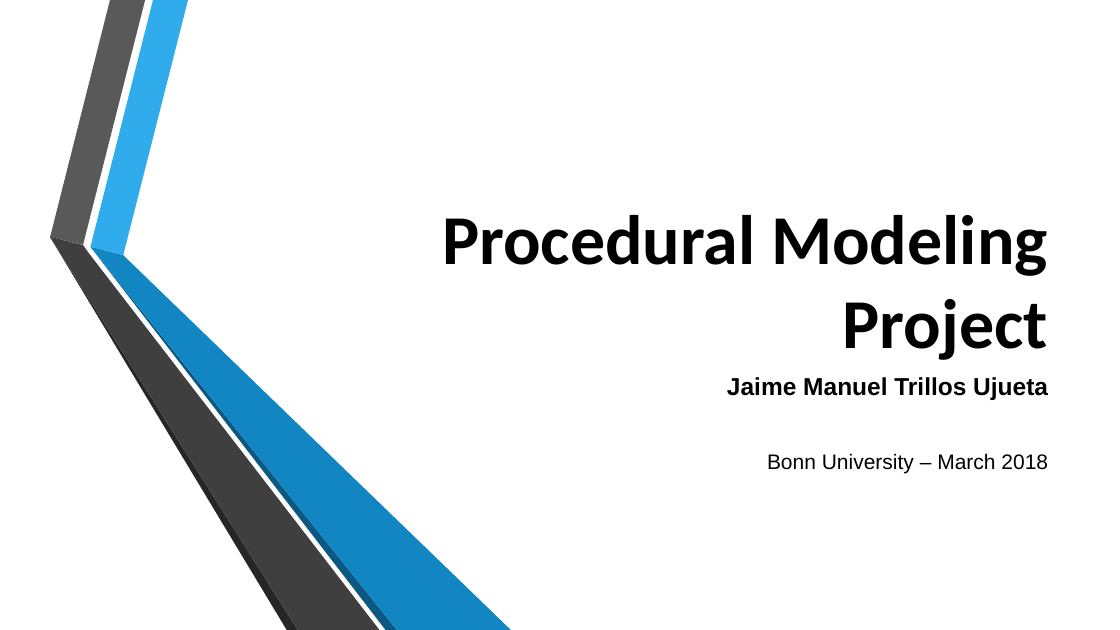
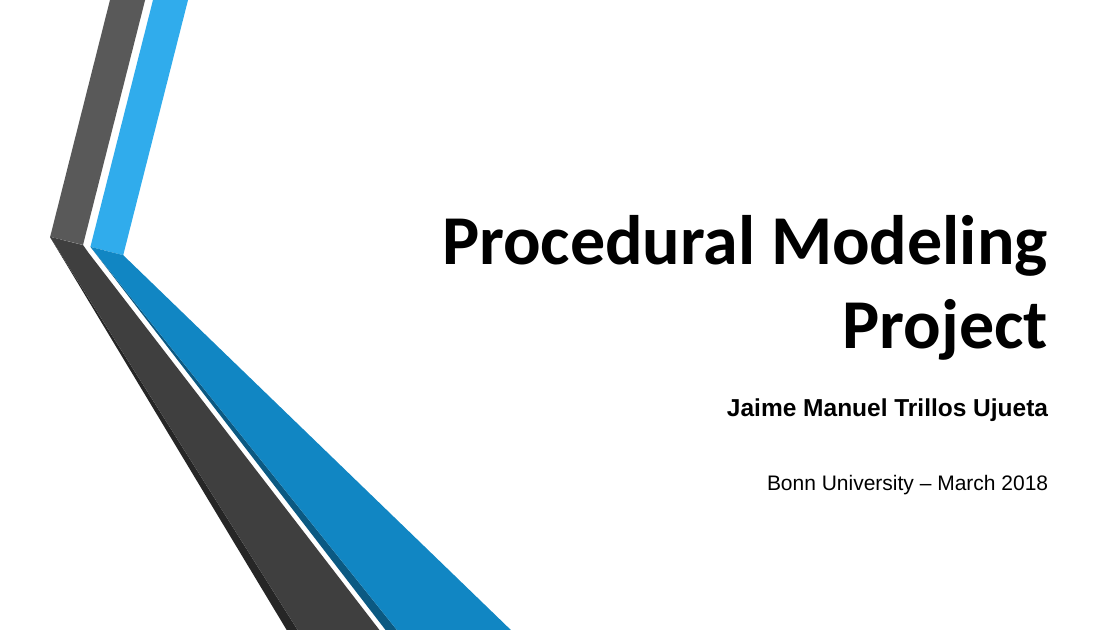
Before and after one commit to jtrillos/ProceduralModelingProject, a slide deck: slide 1 of Final Presentation.pptx. Drawn at 1120x630 pixels with LibreOffice and Linux fonts; fonts in the diff are those of the drawing; background and template pictures are left out. Boxes give left, top, right and bottom in pixels: in the first picture for what was removed or moved away, otherwise in the second. Text is boxed around its words. In the diff, an @@ line names an element or a change of style, - is before the commit and + after.

```diff
--- a/Final Presentation.pptx
+++ b/Final Presentation.pptx
@@ subtitle "Jaime Manuel Trillos Ujueta": place and size @@
-subtitle "Jaime Manuel Trillos Ujueta" at <box>727,377,1048,473</box>
+subtitle "Jaime Manuel Trillos Ujueta" at <box>727,398,1048,494</box>
```
Also in this commit, not shown: 7 other slides changed, 1 other file.
